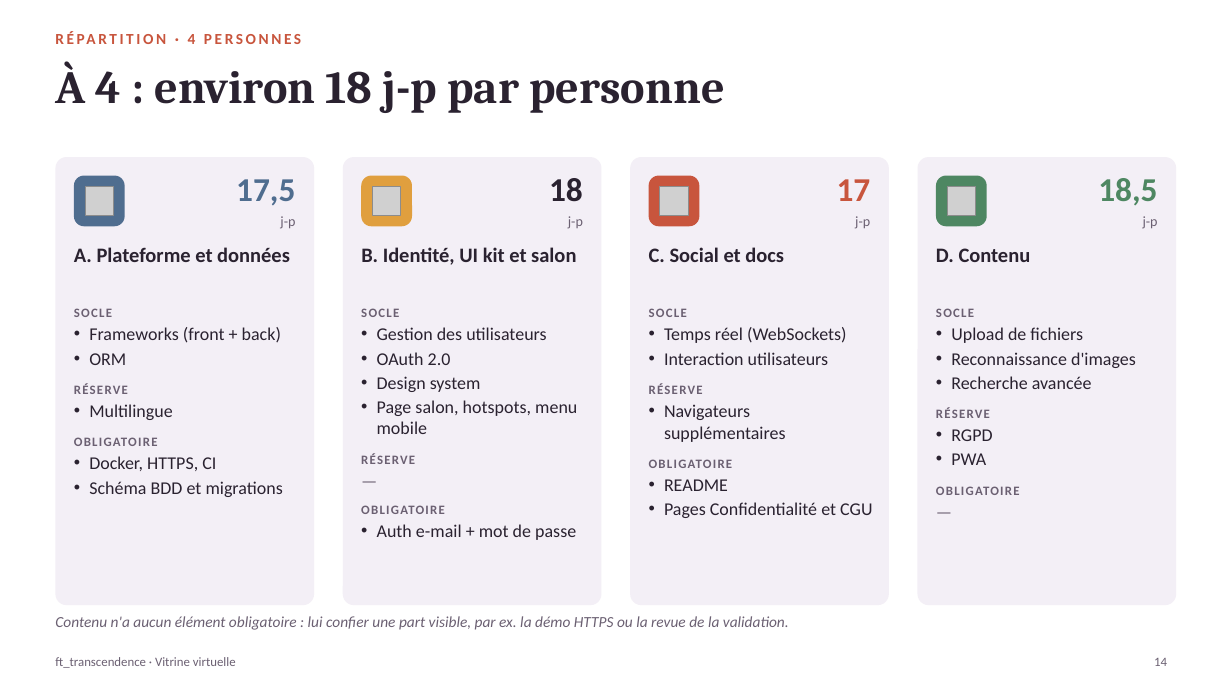
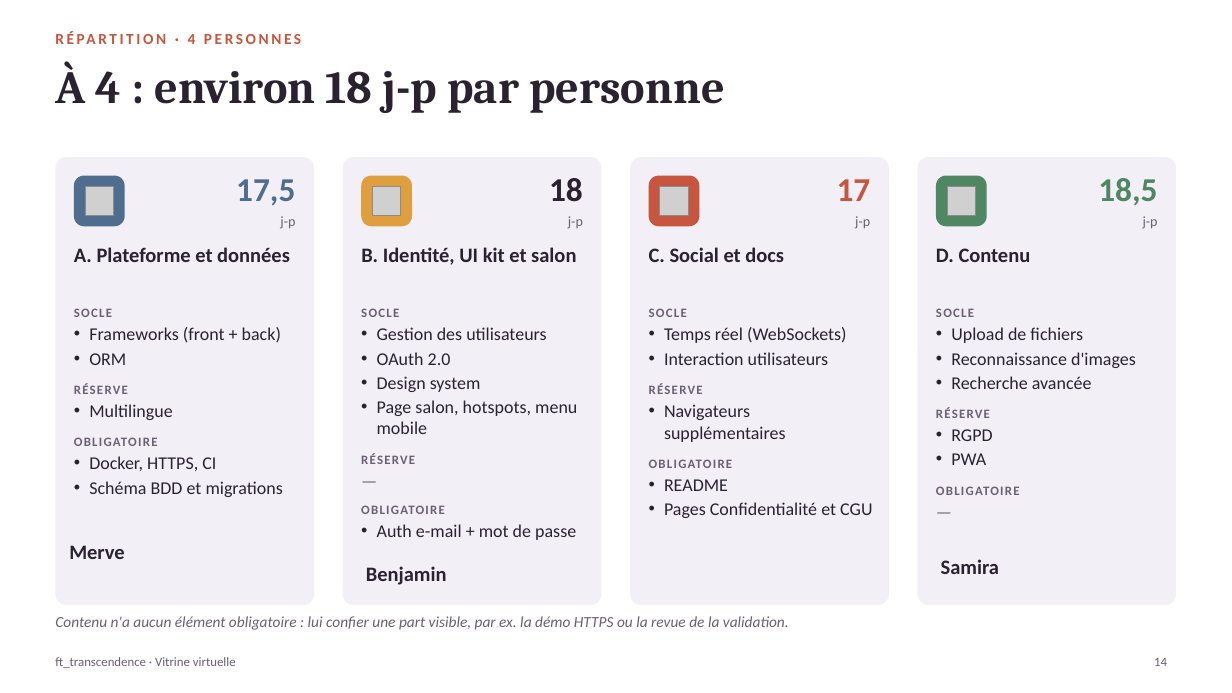
Before and after one commit to Komorebi-32/Transcendance, a slide deck: slide 14 of documentation/slides/showcase_room_overview_fr.pptx. Drawn at 1232x693 pixels with LibreOffice and Linux fonts; fonts in the diff are those of the drawing; grey boxes stand for pictures. Boxes give left, top, right and bottom in pixels: in the first picture for what was removed or moved away, otherwise in the second. Text is boxed around its words. In the diff, an @@ line names an element or a change of style, - is before the commit and + after.

Commit message:
add who does what in slides

```diff
--- a/documentation/slides/showcase_room_overview_fr.pptx
+++ b/documentation/slides/showcase_room_overview_fr.pptx
@@ text added at <box>69,545,124,559</box>, 16 pt, text #2A2230, bold @@
+Merve
@@ text added at <box>366,566,447,585</box>, 16 pt, text #2A2230, bold @@
+Benjamin
@@ text added at <box>941,559,999,574</box>, 16 pt, text #2A2230, bold @@
+Samira
```
